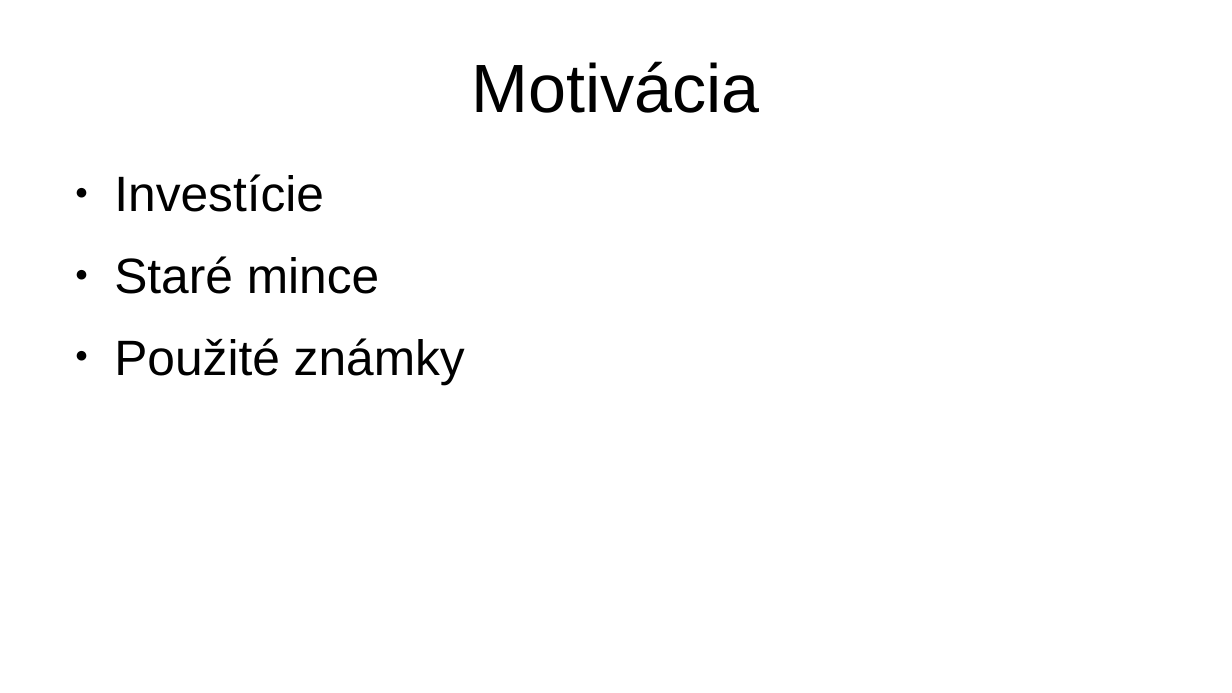
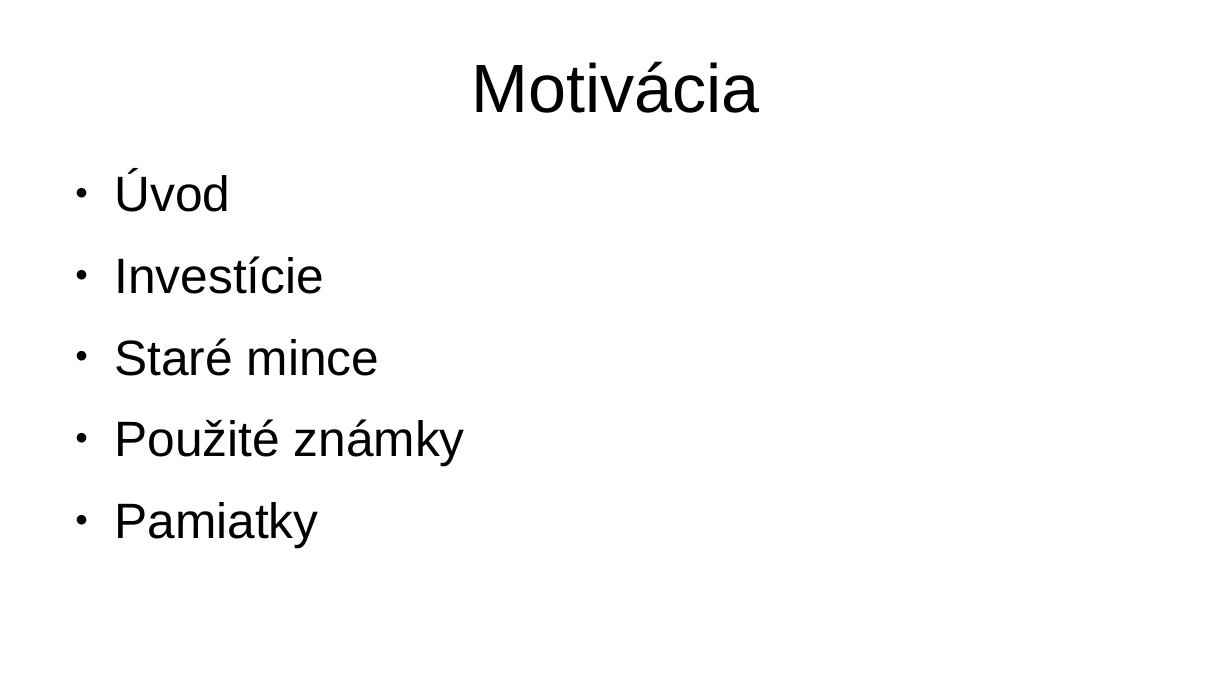
Before and after one commit to bigws1111/shopify-theme, a slide deck: slide 2 of numizmafilaprezentacia.odp. Drawn at 1232x693 pixels with LibreOffice and Linux fonts; fonts in the diff are those of the drawing. Boxes give left, top, right and bottom in pixels: in the first picture for what was removed or moved away, otherwise in the second. Text is boxed around its words. In the diff, an @@ line names an element or a change of style, - is before the commit and + after.

```diff
--- a/numizmafilaprezentacia.odp
+++ b/numizmafilaprezentacia.odp
@@ text at (114, 172, 230, 212): paragraph added @@
+● Úvod
@@ text at (114, 502, 318, 547): paragraph added @@
+● Pamiatky
```
Also in this commit, not shown: 4 other slides changed, 4 slides added, 2 slides removed.
